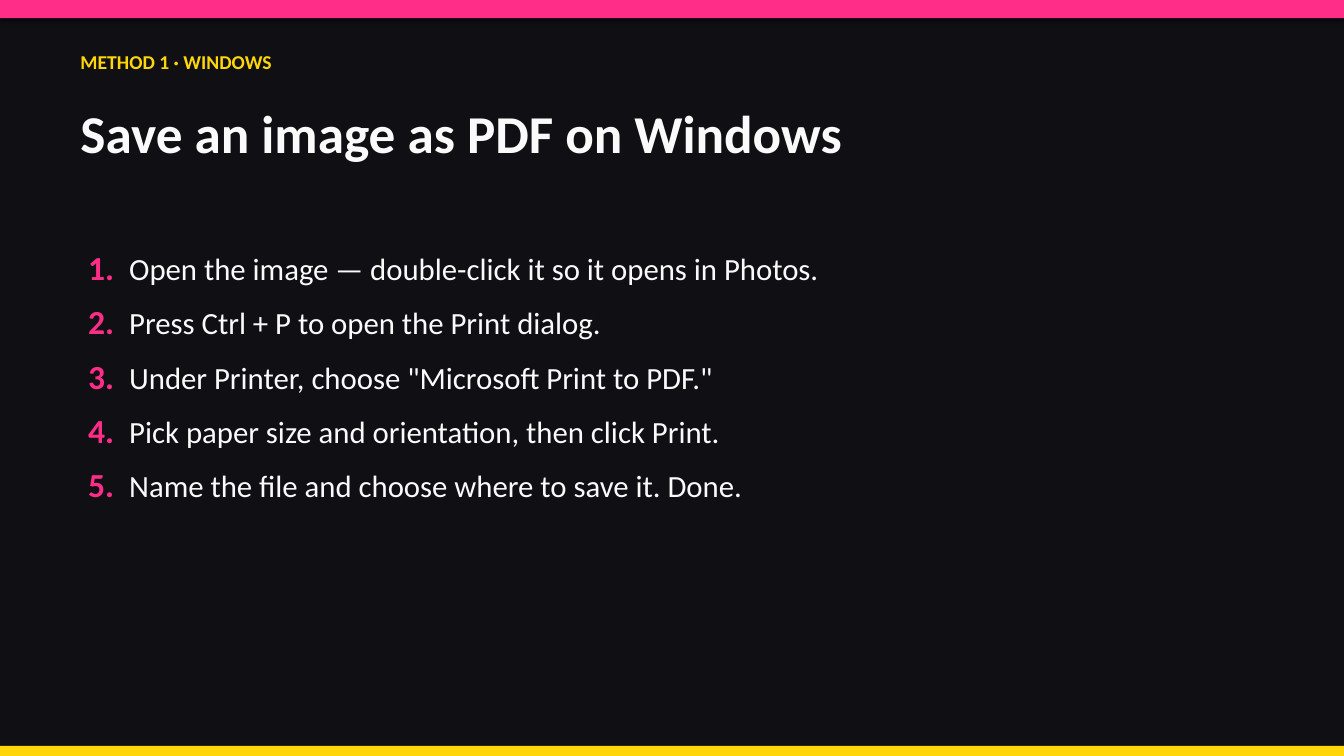
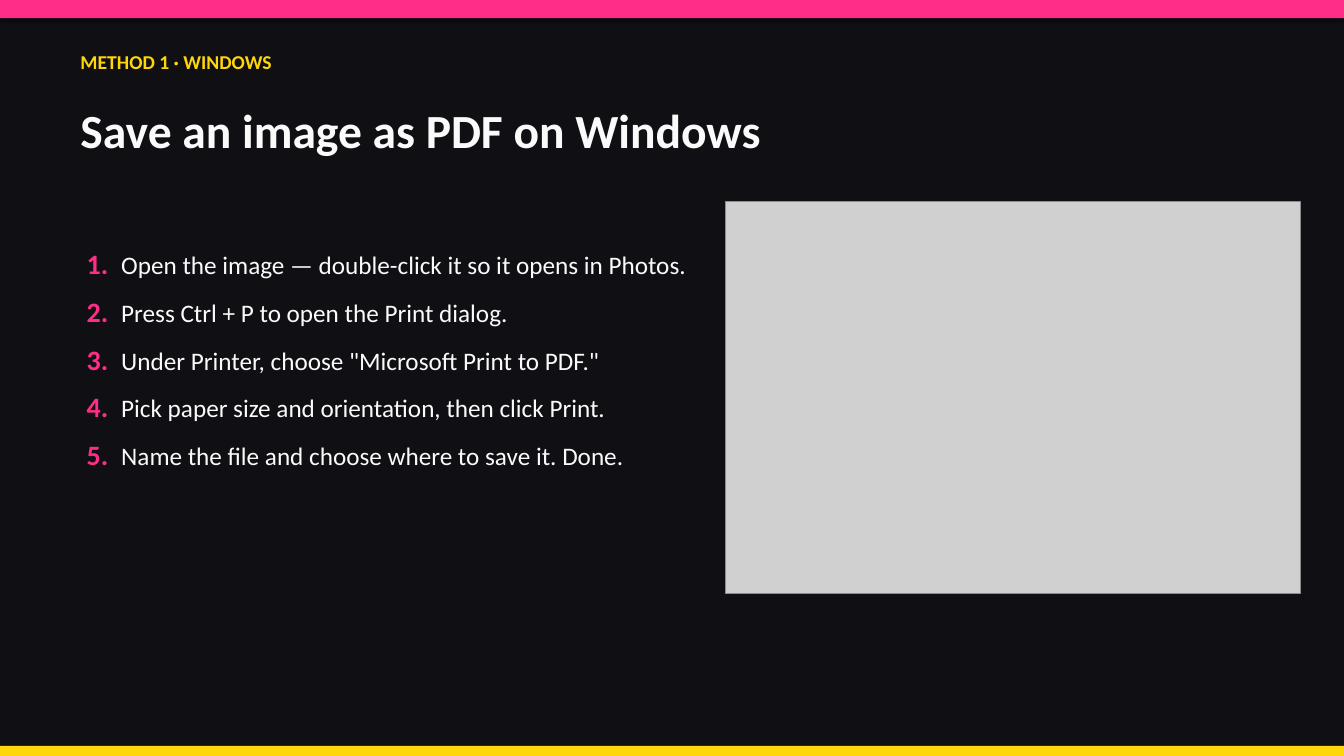
Before and after one commit to brookehoward2008-droid/babbled-wear, a slide deck: slide 5 of Save-Images-as-PDF-Using-Print.pptx. Drawn at 1344x756 pixels with LibreOffice and Linux fonts; fonts in the diff are those of the drawing; grey boxes stand for pictures. Boxes give left, top, right and bottom in pixels: in the first picture for what was removed or moved away, otherwise in the second. Text is boxed around its words. In the diff, an @@ line names an element or a change of style, - is before the commit and + after.

```diff
--- a/Save-Images-as-PDF-Using-Print.pptx
+++ b/Save-Images-as-PDF-Using-Print.pptx
@@ text "Save an image as PDF ..." at (80,114,760,156): size 38 to 34 pt @@
@@ picture added at (726,202,1301,594) @@
@@ text "1. Open the image — ..." at (87,255,686,465): size 24 to 20 pt in "1.", "2.", "3.", "4." and 1 more places; size 22 to 18 pt @@
```
Also in this commit, not shown: 4 other slides changed, 14 other files.
